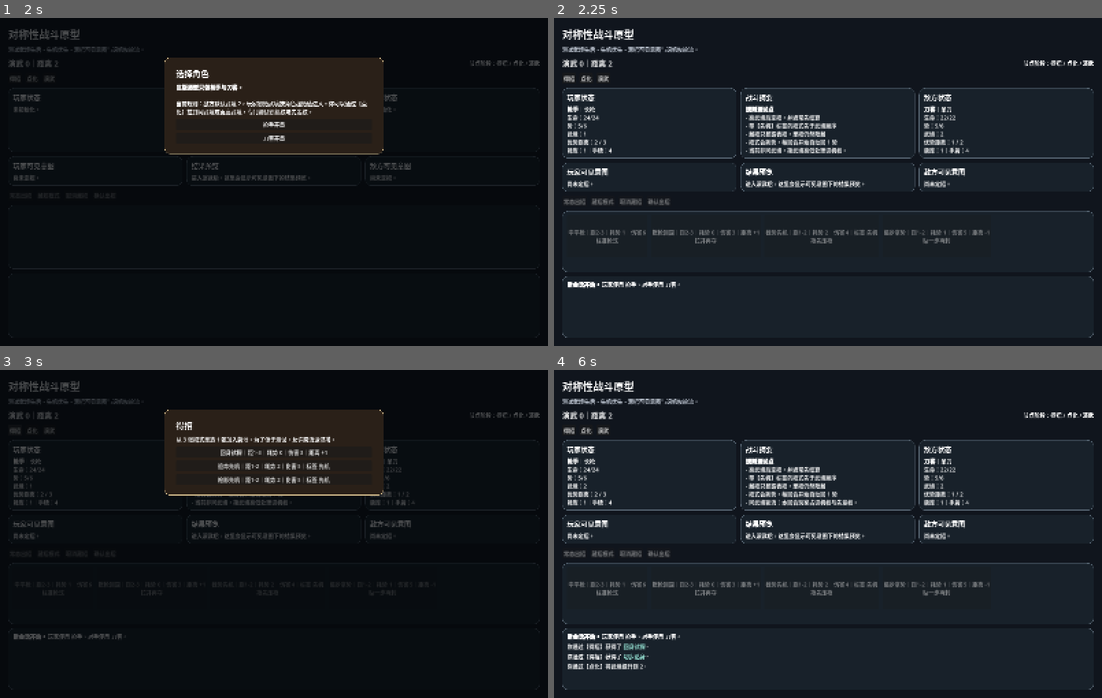
Above: before the commit, frames 1-4 (two rows, left to right).
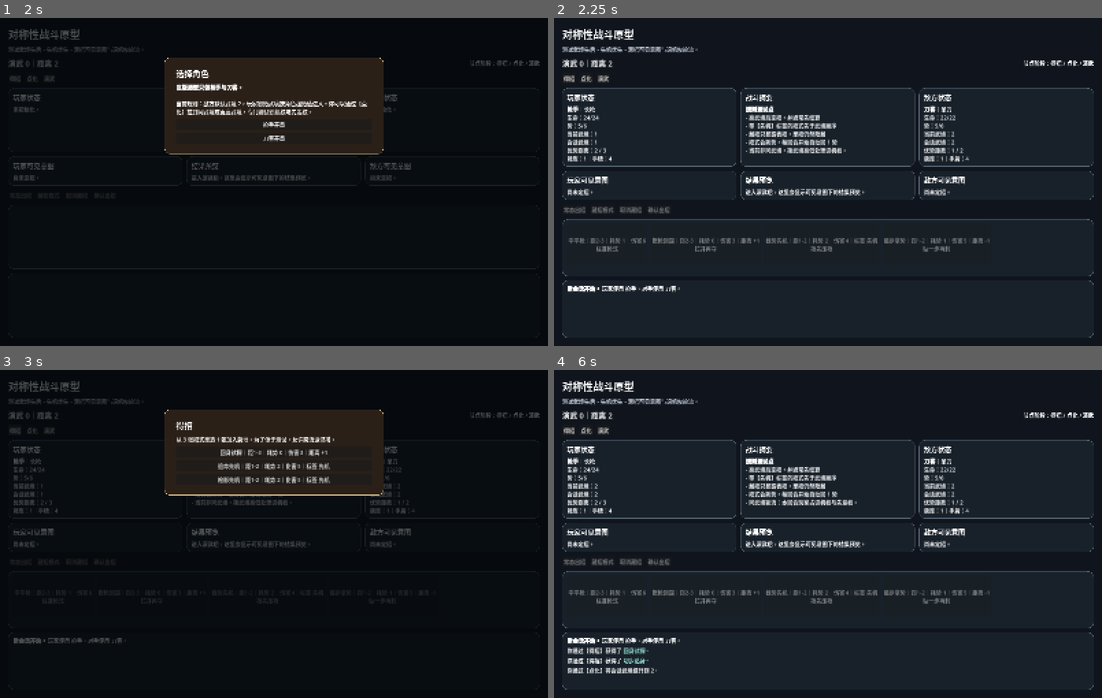
Above: after the commit, the same moments.

Repository: chengquansen-comments/canghaidiming
Game: Godot game, scene res://scenes/Main.tscn
Two runs of this game, one before a commit and one after it. Both use one fixed random seed, a clock stepped at 60 frames per second and the inputs below.
Inputs:
- Up to frame 1 (2 s): click "点化" at 0.5 s; click "演武" at 1.25 s
- Up to frame 2 (2.25 s): click "枪手开局" at 2 s
- Up to frame 3 (3 s): click "得招" at 2.75 s
- Up to frame 4 (6 s): click "回身试探｜距1-3｜耗势 0｜伤害 3｜距离 +1" at 3.5 s; click "得招" at 4.25 s; click "切步贴身｜距1-2｜耗势 1｜伤害 6｜距离 -1" at 5 s; click "点化" at 5.75 s

Frame 1 is identical in both runs. In frame 2, 6.4% of the frame differs, in the area x 1-99%, y 34-84%; in frame 3, 1.7%; in frame 4, 7.4%, in the area x 1-99%, y 34-93%.

Commit message:
Keep node progression in runtime state instead of config data

Diff:
--- a/scripts/battle_controller.gd
+++ b/scripts/battle_controller.gd
@@ -10,6 +10,7 @@
 const HiddenMoveData = preload("res://scripts/hidden_move_data.gd")
 
 const HAND_SIZE := 4
+const ENEMY_SESSION_REALM := 2
 
 enum PlayerSelectionMode {
 	NORMAL,
@@ -304,8 +305,7 @@
 	var enemy_role_id := "blademaster" if role_id == "spearman" else "spearman"
 	player = Fighter.new(_copy_fighter_data(fighter_catalog[role_id]))
 	enemy = Fighter.new(_copy_fighter_data(fighter_catalog[enemy_role_id]))
-	enemy.realm = 2
-	enemy.data.starting_realm = 2
+	enemy.set_session_realm(ENEMY_SESSION_REALM)
 	battle_count = 0
 	node_pick_count = 0
 	battle_active = false
@@ -380,7 +380,7 @@
 	if player == null:
 		return
 	if player.upgrade_realm():
-		_log("你通过【点化】将武境提升到 %d。" % player.realm)
+		_log("你通过【点化】将会话武境提升到 %d。" % player.session_realm)
 	else:
 		_log("你的武境已达当前原型上限 3。")
 	_refresh_ui()
@@ -393,7 +393,6 @@
 	battle_count += 1
 	player.reset_for_battle(HAND_SIZE)
 	enemy.reset_for_battle(HAND_SIZE)
-	enemy.realm = enemy.data.starting_realm
 	state_machine.begin_battle(2)
 	player_intent = null
 	enemy_intent = null
@@ -401,7 +400,7 @@
 	declaration_index = 0
 	selection_mode = PlayerSelectionMode.NORMAL
 	pending_visible_card = null
-	_log("[b]演武开始。[/b] 第 %d 场，对距固定从 2 开始。" % battle_count)
+	_log("[b]演武开始。[/b] 第 %d 场，对距固定从 2 开始。玩家会话武境 %d，敌方会话武境 %d。" % [battle_count, player.session_realm, enemy.session_realm])
 	_show_node_buttons()
 	_begin_round()
 
@@ -618,7 +617,7 @@
 func _fighter_status_text(fighter: Fighter) -> String:
 	if fighter == null:
 		return "未初始化。"
-	return "[b]%s[/b]｜%s\n生命：%d/%d\n势：%d/%d\n武境：%d\n优势距离：%s\n牌库：%d｜手牌：%d" % [
+	return "[b]%s[/b]｜%s\n生命：%d/%d\n势：%d/%d\n当前武境：%d\n会话武境：%d\n优势距离：%s\n牌库：%d｜手牌：%d" % [
 		fighter.data.display_name,
 		fighter.data.weapon_name,
 		fighter.hp,
@@ -626,6 +625,7 @@
 		fighter.momentum,
 		fighter.data.max_momentum,
 		fighter.realm,
+		fighter.session_realm,
 		fighter.preferred_text(),
 		fighter.draw_pile.size(),
 		fighter.hand.size()
